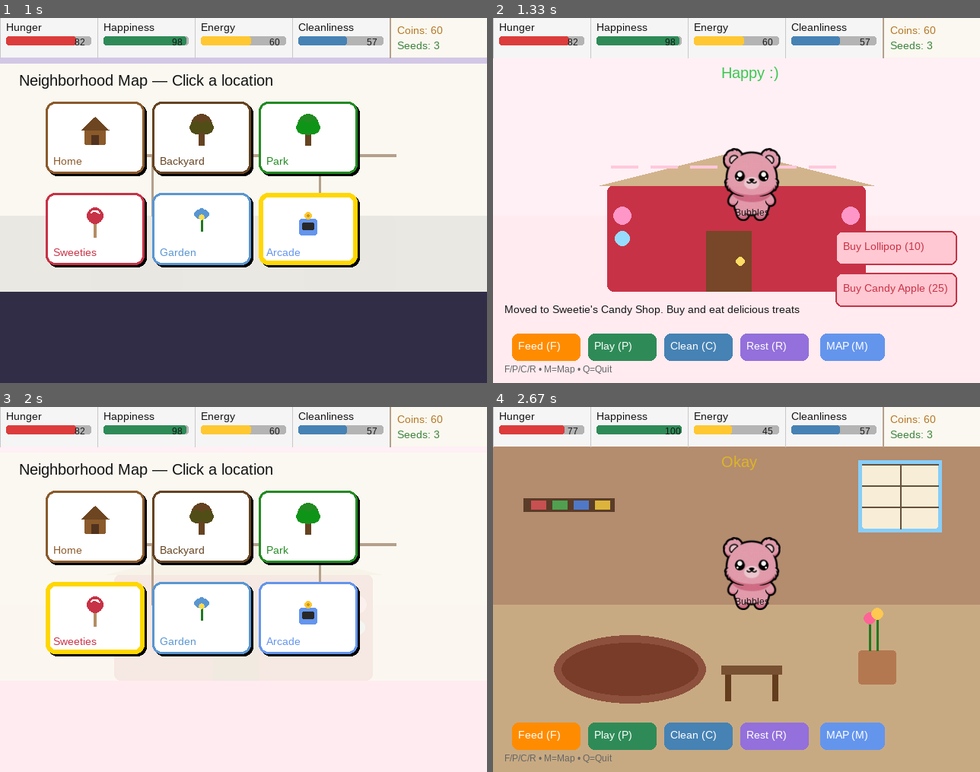
Above: before the commit, frames 1-4 (two rows, left to right).
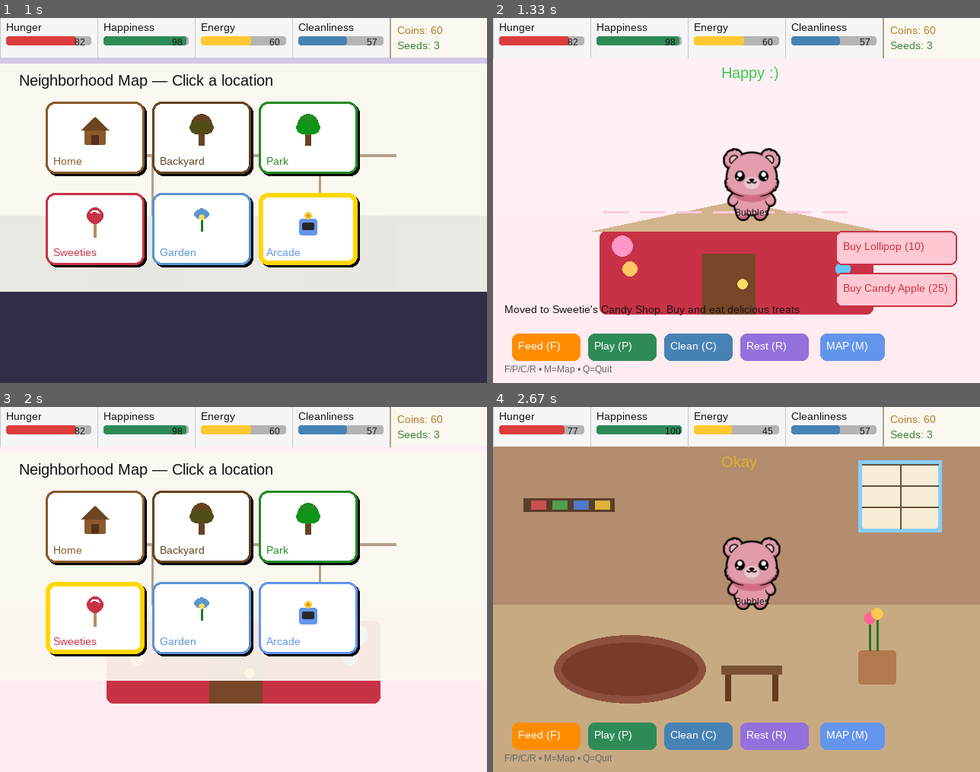
Above: after the commit, the same moments.

Repository: nickamis606/ourworld
Game: pygame game, started from main_pygame.py
Two runs of this game, one before a commit and one after it. Both use one fixed random seed, a clock stepped at 60 frames per second and the inputs below.
Inputs (mouse positions are in pixels of both pictures, inside the frame that each line leads up to):
- Up to frame 1 (1 s): tap Enter at 0.33 s; hold M from 0.67 s (still down)
- Up to frame 2 (1.33 s): release M at 1.13 s; click (619, 204) at 1.22 s
- Up to frame 3 (2 s): click "Play (P)" at 1.55 s; hold M from 1.83 s (still down)
- Up to frame 4 (2.67 s): release M at 2.3 s; click (619, 516) at 2.38 s

Frame 1 is identical in both runs. In frame 2, 12% of the frame differs, in the area x 20-80%, y 36-82%; in frame 3, 3.5%; in frame 4, nothing differs.

Commit message:
fix: improved Backyard, Sweeties Candy Shop and Gens Garden backgrounds with better proportions and clearer visuals

Diff:
--- a/scenes/main_scene.py
+++ b/scenes/main_scene.py
@@ -1,8 +1,6 @@
 #!/usr/bin/env python3
 """
 MainScene - Primary gameplay scene.
-
-Now uses MapOverlay for the neighborhood map.
 
 UI components used:
 - StatsBar
@@ -40,7 +38,6 @@
         self.small_font = pygame.font.SysFont("Arial", 14)
         self.tiny_font = pygame.font.SysFont("Arial", 12)
 
-        # Shared UI components
         self.stats_bar = StatsBar(self.width, self.small_font, self.tiny_font)
         self.action_buttons = ActionButtons(y=415, small_font=self.small_font)
         self.shop_ui = ShopUI(self.small_font)
@@ -48,11 +45,9 @@
         self.arcade_panel = ArcadePanel(self.small_font, self.tiny_font)
         self.map_overlay = MapOverlay(self.small_font, self.font)
 
-        # Pet sprite - size is now a multiplier on top of normalized base size
         self.pet_sprite = PetSprite(pet_config, size=0.95, pos=(340, 210))
         self.pet_bob = 0.0
 
-        # Cached static backgrounds per location (drawn once on change for performance + richer visuals)
         self.bg_surfaces: dict[str, pygame.Surface] = {}
         self._prepare_location_background(self.game_state.pet.location)
 
@@ -194,7 +189,6 @@
             self.stats_bar.draw(surface, needs, self.game_state.pet.coins, total_seeds)
             return
 
-        # Normal view - clean fill first (fixes map artifact bug)
         if loc == "home":
             surface.fill((245, 235, 220))
         elif loc == "park":
@@ -241,93 +235,92 @@
         surface.blit(hint, (15, 455))
 
     def _prepare_location_background(self, loc: str):
-        """Pre-render richer, cozier static environments for each location."""
+        """Improved backgrounds - better proportions and clearer visuals."""
         bg = pygame.Surface((self.width, self.height), pygame.SRCALPHA)
 
         if loc == "home":
-            # Warm cozy indoor
-            pygame.draw.rect(bg, (200, 170, 130), (0, 260, self.width, 220))  # floor
-            pygame.draw.rect(bg, (180, 140, 110), (0, 0, self.width, 260))     # upper walls
-            # Window with panes and warm light
+            pygame.draw.rect(bg, (200, 170, 130), (0, 260, self.width, 220))
+            pygame.draw.rect(bg, (180, 140, 110), (0, 0, self.width, 260))
             pygame.draw.rect(bg, (135, 206, 250), (480, 70, 110, 95), width=6)
             pygame.draw.rect(bg, (255, 245, 200, 70), (485, 75, 100, 85), border_radius=3)
             for i in range(3):
                 pygame.draw.line(bg, (100, 80, 60), (485, 75 + i*28), (585, 75 + i*28), 2)
             pygame.draw.line(bg, (100, 80, 60), (535, 75), (535, 160), 2)
-            # Rug
             pygame.draw.ellipse(bg, (140, 80, 60), (80, 300, 200, 90))
             pygame.draw.ellipse(bg, (120, 60, 40), (90, 310, 180, 70))
-            # Small table
             pygame.draw.rect(bg, (120, 80, 50), (300, 340, 80, 12))
             pygame.draw.rect(bg, (100, 60, 30), (305, 352, 8, 35))
             pygame.draw.rect(bg, (100, 60, 30), (367, 352, 8, 35))
-            # Shelf with books
             pygame.draw.rect(bg, (90, 60, 40), (40, 120, 120, 18))
             for i, c in enumerate([(200,80,80), (80,160,80), (80,120,200), (220,180,60)]):
                 pygame.draw.rect(bg, c, (50 + i*28, 123, 20, 12))
 
         elif loc == "park":
-            # Grass with variation
             pygame.draw.rect(bg, (120, 180, 120), (0, 260, self.width, 220))
             for x in range(0, 640, 40):
                 pygame.draw.ellipse(bg, (100, 160, 100), (x, 280 + (x % 80)//2, 50, 25))
-            # Trees
             for tx, ty, s in [(80, 200, 1.0), (520, 210, 0.9), (300, 195, 1.1), (150, 220, 0.75)]:
                 pygame.draw.rect(bg, (101, 67, 33), (tx-6*s, ty+10*s, 12*s, 35*s))
                 pygame.draw.circle(bg, (34, 160, 50), (tx, ty-5*s), 32*s)
                 pygame.draw.circle(bg, (30, 140, 45), (tx-12*s, ty+5*s), 20*s)
                 pygame.draw.circle(bg, (30, 140, 45), (tx+12*s, ty+5*s), 20*s)
-            # Path
             pygame.draw.ellipse(bg, (180, 160, 130), (200, 340, 240, 50))
-            # Flowers
             for fx, fy in [(220, 310), (400, 305), (280, 325)]:
                 pygame.draw.circle(bg, (255, 100, 150), (fx, fy), 6)
                 pygame.draw.circle(bg, (255, 200, 80), (fx, fy), 3)
 
         elif loc == "backyard":
+            # Fixed: Lower fence + bigger garden bed
             pygame.draw.rect(bg, (140, 190, 120), (0, 260, self.width, 220))
-            # Fence
-            pygame.draw.rect(bg, (120, 90, 60), (0, 280, self.width, 12))
-            for x in range(40, 600, 50):
-                pygame.draw.rect(bg, (100, 70, 40), (x, 260, 8, 35))
-            # Garden bed
-            pygame.draw.rect(bg, (101, 67, 33), (80, 310, 480, 100), border_radius=8)
-            pygame.draw.rect(bg, (80, 50, 30), (80, 310, 480, 100), width=3, border_radius=8)
-            # Small bench
-            pygame.draw.rect(bg, (110, 80, 50), (480, 290, 80, 12))
-            pygame.draw.rect(bg, (90, 60, 30), (485, 302, 8, 25))
-            pygame.draw.rect(bg, (90, 60, 30), (547, 302, 8, 25))
+            # Ground level fence
+            pygame.draw.rect(bg, (120, 90, 60), (0, 355, self.width, 10))
+            for x in range(30, 610, 55):
+                pygame.draw.rect(bg, (100, 70, 40), (x, 340, 8, 30))
+            # Big garden bed
+            pygame.draw.rect(bg, (101, 67, 33), (60, 300, 520, 55), border_radius=6)
+            pygame.draw.rect(bg, (80, 50, 30), (60, 300, 520, 55), width=3, border_radius=6)
+            # Small bench on right
+            pygame.draw.rect(bg, (110, 80, 50), (500, 280, 70, 10))
+            pygame.draw.rect(bg, (90, 60, 30), (505, 290, 8, 22))
+            pygame.draw.rect(bg, (90, 60, 30), (557, 290, 8, 22))
 
         elif loc == "sweeties_candy_shop":
+            # Fixed: Shorter, more shop-like building
             pygame.draw.rect(bg, (255, 235, 240), (0, 260, self.width, 220))
-            # Shop building
-            pygame.draw.rect(bg, (200, 50, 70), (150, 220, 340, 140), border_radius=8)
-            # Awning with stripes
-            pygame.draw.polygon(bg, (210, 180, 140), [(140, 220), (320, 175), (500, 220)])
-            for i in range(6):
-                stripe_x = 155 + i * 52
-                pygame.draw.line(bg, (255, 200, 220), (stripe_x, 195), (stripe_x + 35, 195), 4)
+            # Shop building (shorter and wider)
+            pygame.draw.rect(bg, (200, 50, 70), (140, 280, 360, 110), border_radius=8)
+            # Awning
+            pygame.draw.polygon(bg, (210, 180, 140), [(130, 280), (320, 240), (510, 280)])
+            for i in range(7):
+                stripe_x = 145 + i * 48
+                pygame.draw.line(bg, (255, 200, 220), (stripe_x, 255), (stripe_x + 32, 255), 3)
             # Door
-            pygame.draw.rect(bg, (120, 70, 40), (280, 280, 60, 80))
-            pygame.draw.circle(bg, (255, 220, 100), (325, 320), 6)
-            # Candy decorations on sides
-            for dx in [170, 470]:
-                pygame.draw.circle(bg, (255, 150, 200), (dx, 260), 12)
-                pygame.draw.circle(bg, (150, 220, 255), (dx, 290), 10)
+            pygame.draw.rect(bg, (120, 70, 40), (275, 310, 70, 80))
+            pygame.draw.circle(bg, (255, 220, 100), (328, 350), 7)
+            # Candy decorations (better placed)
+            pygame.draw.circle(bg, (255, 150, 200), (170, 300), 14)
+            pygame.draw.circle(bg, (150, 220, 255), (470, 300), 14)
+            pygame.draw.circle(bg, (255, 200, 100), (180, 330), 10)
+            pygame.draw.circle(bg, (100, 200, 255), (460, 330), 10)
 
         elif loc == "gens_garden":
-            pygame.draw.rect(bg, (230, 245, 255), (0, 260, self.width, 220))
-            # Garden border / path
-            pygame.draw.rect(bg, (90, 150, 210), (150, 250, 340, 120), border_radius=10)
-            pygame.draw.rect(bg, (60, 120, 80), (140, 245, 360, 130), width=5, border_radius=12)
-            # Trellis / plant supports
-            for x in [180, 280, 380, 480]:
-                pygame.draw.line(bg, (120, 90, 60), (x, 255), (x, 360), 3)
-            for y in [280, 320]:
-                pygame.draw.line(bg, (120, 90, 60), (170, y), (490, y), 2)
-            # Background flowers
-            for fx, fy, c in [(200, 300, (255,100,150)), (320, 310, (255,200,80)), (420, 295, (150,200,255)) ]:
-                pygame.draw.circle(bg, c, (fx, fy), 8)
+            # Fixed: Actually looks like a garden now
+            pygame.draw.rect(bg, (140, 190, 120), (0, 260, self.width, 220))
+            # Garden plot
+            pygame.draw.rect(bg, (120, 85, 55), (80, 290, 480, 80), border_radius=8)
+            pygame.draw.rect(bg, (90, 60, 35), (80, 290, 480, 80), width=4, border_radius=8)
+            # Plant rows
+            for row in range(3):
+                y = 305 + row * 22
+                pygame.draw.line(bg, (60, 130, 50), (100, y), (540, y), 2)
+            # Simple plant supports
+            for x in [140, 240, 340, 440]:
+                pygame.draw.line(bg, (130, 95, 60), (x, 285), (x, 365), 3)
+            # Some flowers
+            pygame.draw.circle(bg, (255, 100, 150), (160, 310), 7)
+            pygame.draw.circle(bg, (255, 200, 80), (260, 320), 7)
+            pygame.draw.circle(bg, (150, 180, 255), (360, 308), 7)
+            pygame.draw.circle(bg, (255, 150, 200), (460, 318), 7)
 
         else:
             pygame.draw.rect(bg, (50, 45, 70), (0, 260, self.width, 220))
